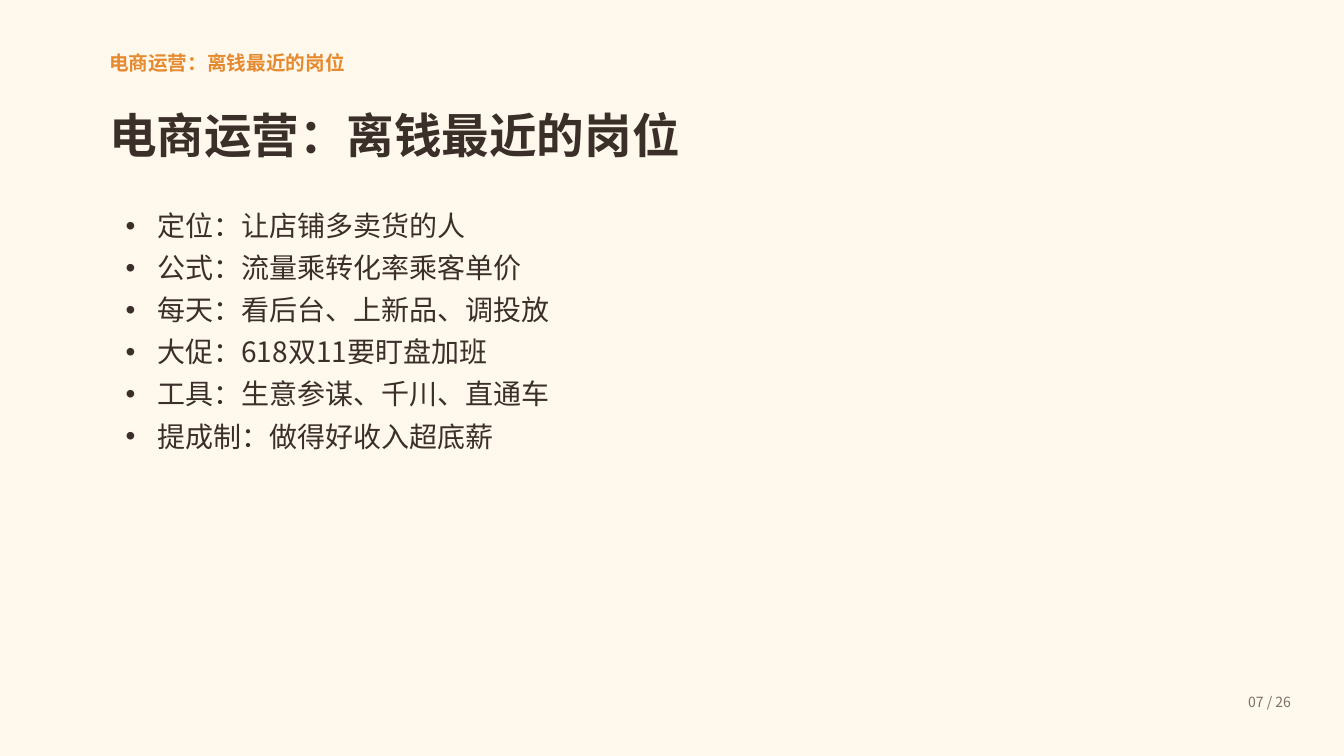
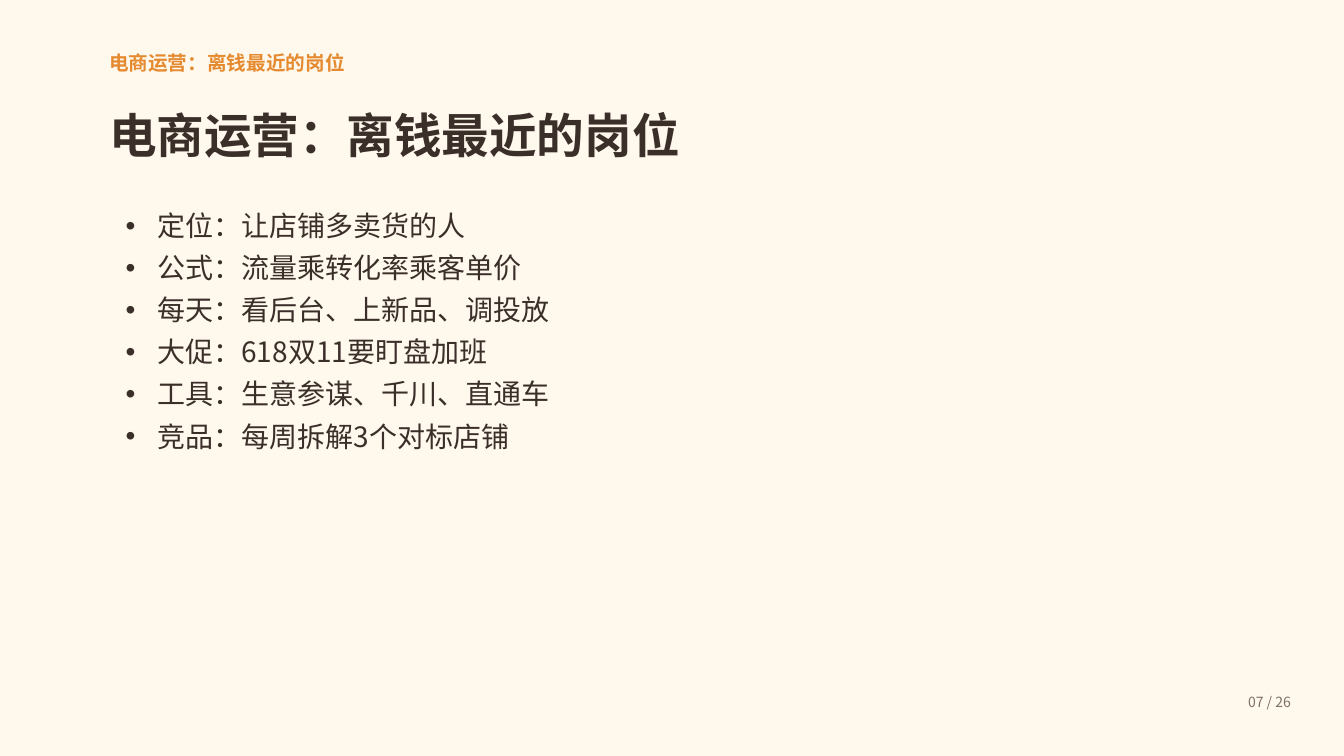
Before and after one commit to Honglixi99/Honglixi99.github.io, a slide deck: slide 7 of static/lulu/ppt/career-guide.pptx. Drawn at 1344x756 pixels with LibreOffice and Linux fonts; fonts in the diff are those of the drawing. Boxes give left, top, right and bottom in pixels: in the first picture for what was removed or moved away, otherwise in the second. Text is boxed around its words. In the diff, an @@ line names an element or a change of style, - is before the commit and + after.

```diff
--- a/static/lulu/ppt/career-guide.pptx
+++ b/static/lulu/ppt/career-guide.pptx
@@ text at (157,423,509,450): text changed @@
-• 提成制：做得好收入超底薪
+• 竞品：每周拆解3个对标店铺
```
Also in this commit, not shown: 11 other slides changed, 6 other files.
